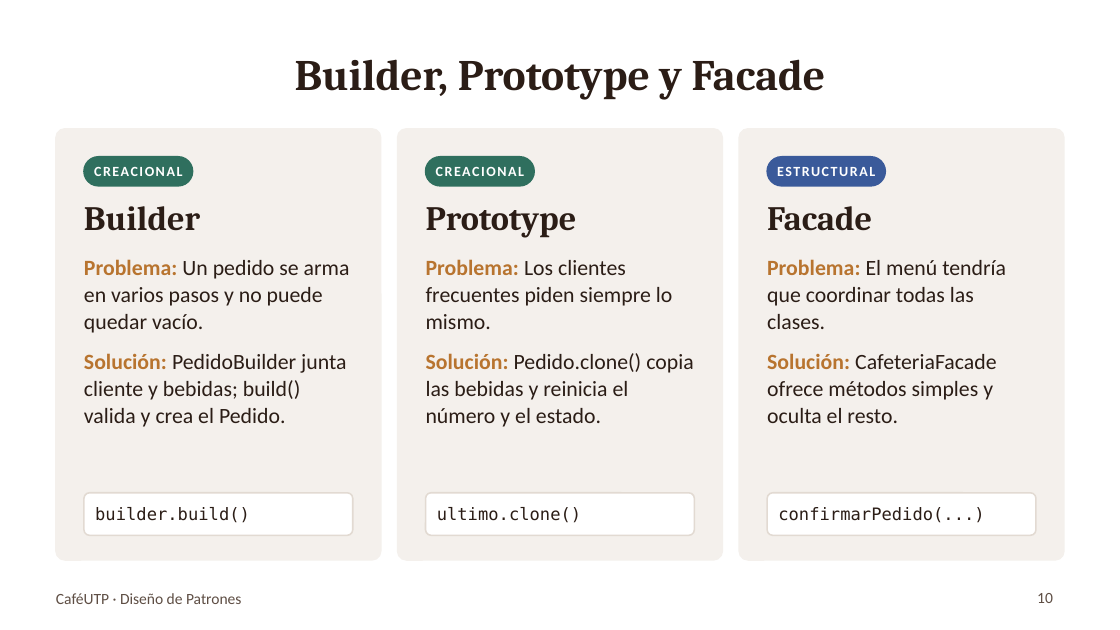
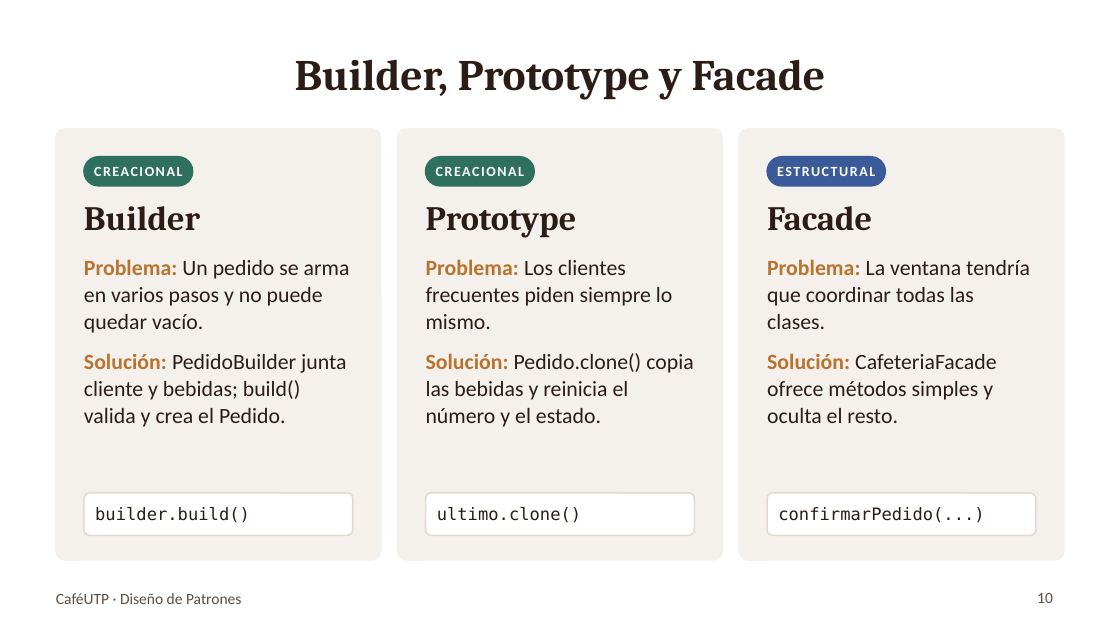
Before and after one commit to gian1475/Patrones_final, a slide deck: slide 10 of entregables/Presentacion_CafeUTP.pptx. Drawn at 1120x630 pixels with LibreOffice and Linux fonts; fonts in the diff are those of the drawing. Boxes give left, top, right and bottom in pixels: in the first picture for what was removed or moved away, otherwise in the second. Text is boxed around its words. In the diff, an @@ line names an element or a change of style, - is before the commit and + after.

```diff
--- a/entregables/Presentacion_CafeUTP.pptx
+++ b/entregables/Presentacion_CafeUTP.pptx
@@ text at box(767, 259, 1030, 329): text changed @@
-Problema: El menú tendría que coordinar todas las clases.
+Problema: La ventana tendría que coordinar todas las clases.
```
Also in this commit, not shown: 13 other slides changed, 18 other files.
